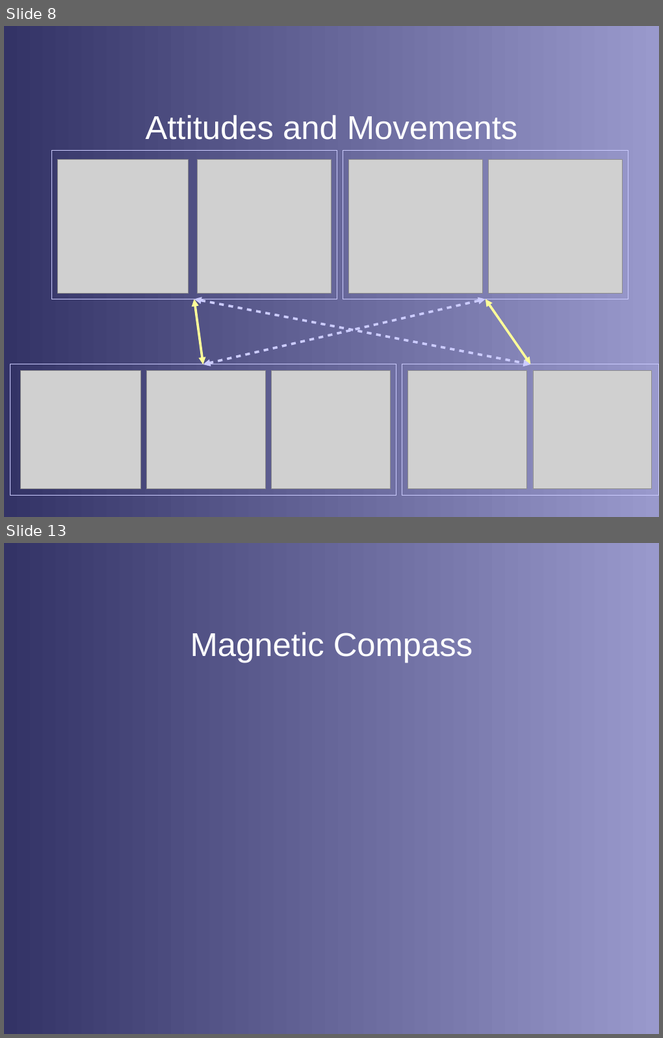
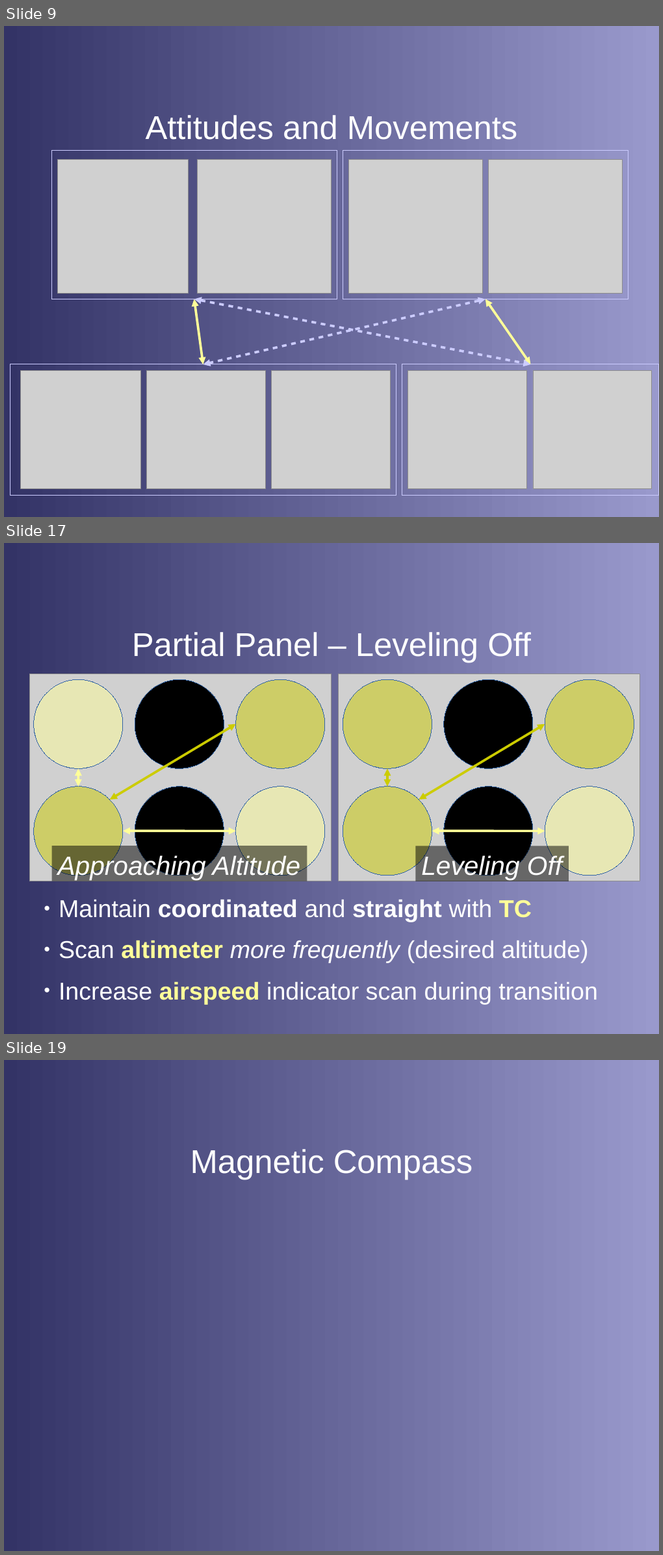
Before and after one commit to stephanheinemann/flight, a slide deck: FI/Instruments/Instruments.odp. Shown one above the other, each under a label of ours: slides 8 and 13 before the commit, slides 9, 17 and 19 after it; the slides between them are not shown. The pictures are 663x1038 and 663x1555 pixels, drawn with LibreOffice and Linux fonts; fonts in the diff are those of the drawing; grey boxes stand for pictures; background and template pictures are left out. Boxes give left, top, right and bottom in pixels: in the first picture for what was removed or moved away, otherwise in the second. Text is boxed around its words. In the diff, an @@ line names an element or a change of style, - is before the commit and + after.

```diff
--- a/FI/Instruments/Instruments.odp
+++ b/FI/Instruments/Instruments.odp
@@ slide 17 added at box(4, 543, 659, 1034), background gradient #333366 to #9999CC @@
@@ title added at box(132, 632, 531, 663), 40 pt, text #FFFFFF @@
+Partial Panel – Leveling Off
@@ picture added at box(29, 674, 331, 882) @@
@@ picture added at box(339, 674, 640, 882) @@
@@ ellipse added at box(34, 679, 123, 769), fill #FFFF99 at 50% opacity, outline #3465A4 0 pt @@
@@ ellipse added at box(135, 679, 224, 769), fill #000000, outline #3465A4 0 pt @@
@@ ellipse added at box(236, 679, 325, 769), fill #CCCC00 at 50% opacity, outline #3465A4 0 pt @@
@@ ellipse added at box(343, 679, 432, 769), fill #CCCC00 at 50% opacity, outline #3465A4 0 pt @@
@@ ellipse added at box(444, 679, 533, 769), fill #000000, outline #3465A4 0 pt @@
@@ ellipse added at box(545, 679, 634, 769), fill #CCCC00 at 50% opacity, outline #3465A4 0 pt @@
@@ double arrow added from (110, 800) to (236, 724), #CCCC00 2.89 pt @@
@@ double arrow added from (419, 800) to (545, 724), #CCCC00 2.89 pt @@
@@ double arrow added from (78, 787) to (78, 769), #FFFF99 2.89 pt @@
@@ double arrow added from (388, 787) to (388, 769), #CCCC00 2.89 pt @@
@@ ellipse added at box(34, 787, 123, 876), fill #CCCC00 at 50% opacity, outline #3465A4 0 pt @@
@@ ellipse added at box(135, 787, 224, 876), fill #000000, outline #3465A4 0 pt @@
@@ ellipse added at box(236, 787, 325, 876), fill #FFFF99 at 50% opacity, outline #3465A4 0 pt @@
@@ ellipse added at box(343, 787, 432, 876), fill #CCCC00 at 50% opacity, outline #3465A4 0 pt @@
@@ ellipse added at box(444, 787, 533, 876), fill #000000, outline #3465A4 0 pt @@
@@ ellipse added at box(545, 787, 634, 876), fill #FFFF99 at 50% opacity, outline #3465A4 0 pt @@
@@ double arrow added from (123, 832) to (236, 832), #FFFF99 2.89 pt @@
@@ double arrow added from (432, 832) to (545, 832), #FFFF99 2.89 pt @@
@@ rectangle added at box(52, 846, 307, 882), fill #000000 at 50% opacity, 32 pt, text #FFFFFF, italic @@
+Approaching Altitude
@@ rectangle added at box(415, 846, 569, 882), fill #000000 at 50% opacity, 32 pt, text #FFFFFF, italic @@
+Leveling Off
@@ text added at box(59, 899, 598, 1005), 29.6 pt, text #FFFFFF @@
+● Maintain coordinated and straight with TC
+● Scan altimeter more frequently (desired altitude)
+● Increase airspeed indicator scan during transition
@@ what was slide 8 is now slide 9 @@
@@ what was slide 13 is now slide 19 @@
```
Also in this commit, not shown: 3 slides changed, 9 other slides added, 4 slides removed, 6 other files.
